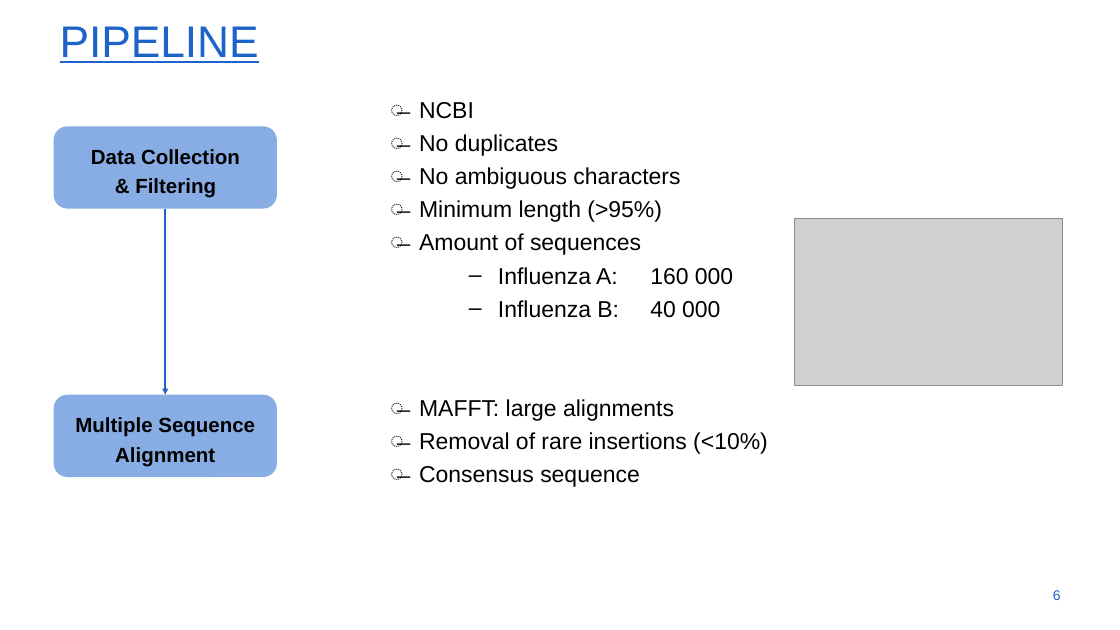
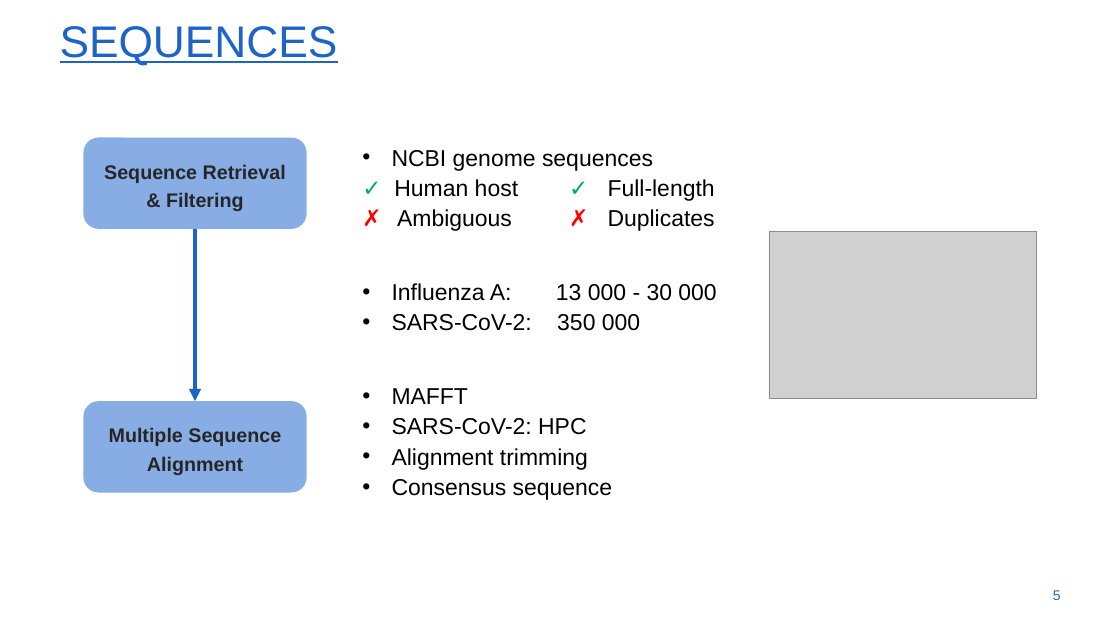
Before and after one commit to menvdamm/MScThesis, a slide deck: slide 5 of Masterthesis_Menno_Van_Damme.pptx (slide 6 before the commit). Drawn at 1120x630 pixels with LibreOffice and Linux fonts; fonts in the diff are those of the drawing; grey boxes stand for pictures; background and template pictures are left out. Boxes give left, top, right and bottom in pixels: in the first picture for what was removed or moved away, otherwise in the second. Text is boxed around its words. In the diff, an @@ line names an element or a change of style, - is before the commit and + after.

```diff
--- a/Masterthesis_Menno_Van_Damme.pptx
+++ b/Masterthesis_Menno_Van_Damme.pptx
@@ title at [60,26,338,65]: text changed @@
-PIPELINE
+SEQUENCES
@@ rounded rectangle removed at [54,126,277,209] @@
@@ rounded rectangle added at [83,138,307,229], fill #87ADE4, 24 pt, text #262626, bold @@
+Sequence Retrieval
+& Filtering
@@ text removed at [91,149,240,198] @@
-Data Collection
-& Filtering
@@ text "NCBI genome sequences": place and size @@
-text "NCBI genome sequences" at [419,102,768,487]
+text "NCBI genome sequences" at [392,150,716,500]
@@ text at [392,150,716,470]: text changed @@
-̶ NCBI
-̶ No duplicates
-̶ No ambiguous characters
-̶ Minimum length (>95%)
-̶ Amount of sequences
-    ‒ Influenza A: 160 000
-    ‒ Influenza B: 40 000
-̶ MAFFT: large alignments
-̶ Removal of rare insertions (<10%)
+• NCBI genome sequences
+✓ Human host ✓ Full-length
+✗ Ambiguous ✗ Duplicates
+• Influenza A: 13 000 - 30 000
+• SARS-CoV-2: 350 000
+• MAFFT
+• SARS-CoV-2: HPC
+• Alignment trimming
@@ arrow moved from (165, 209) - (165, 395) to (195, 229) - (195, 401) @@
@@ arrow (195, 229) - (195, 401): stroke #1E64C8 2.5 pt to #1E64C8 5 pt @@
@@ picture: place and size @@
-picture at [795,219,1062,385]
+picture at [769,232,1037,398]
@@ rounded rectangle removed at [54,395,277,477] @@
@@ rounded rectangle "Multiple Sequence": place and size @@
-rounded rectangle "Multiple Sequence" at [75,417,255,467]
+rounded rectangle "Multiple Sequence" at [83,401,307,493]
@@ rounded rectangle "Multiple Sequence" at [83,401,307,493]: size 25 to 24 pt, text colour #000000 to #262626; vertical alignment top to middle; fill none to #87ADE4 @@
@@ text at [392,479,613,500]: bullet ̶ to •; line spacing 1.2 to 1.1 @@
@@ page number at [1053,590,1061,600]: text changed @@
-6
+5
```
Also in this commit, not shown: 6 other slides changed, 8 slides added, 11 slides removed.
